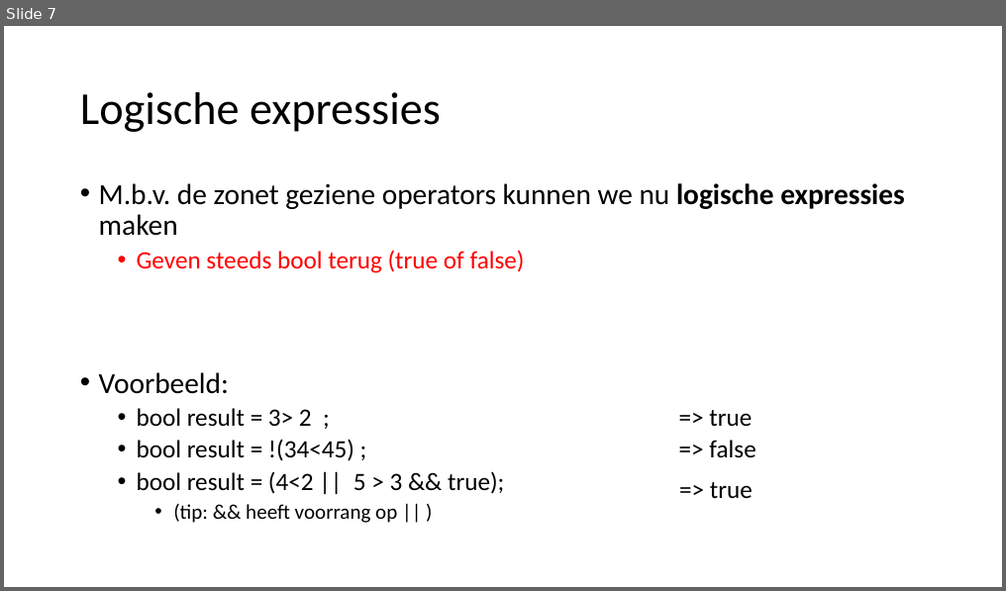
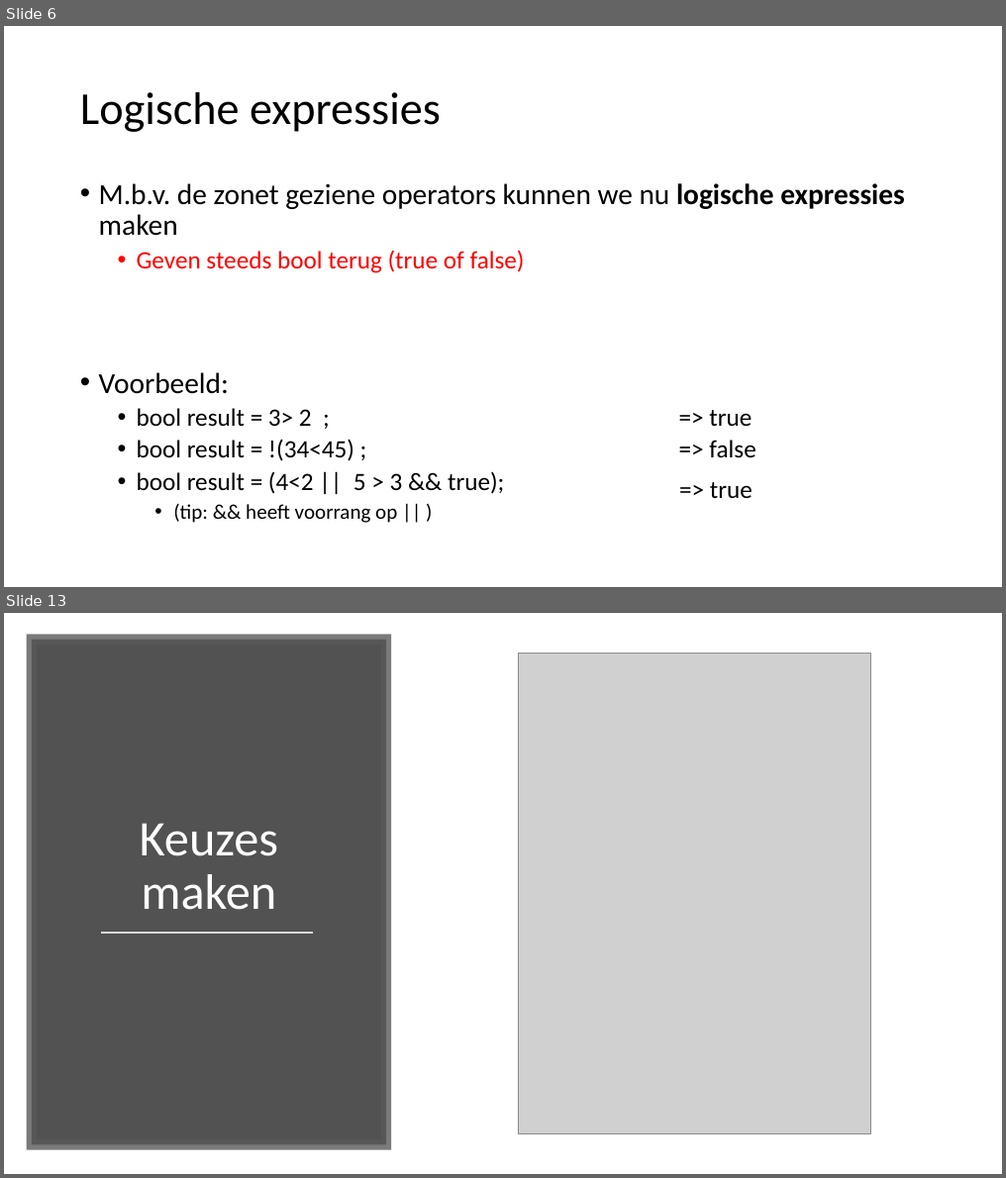
Before and after one commit to v-nys/cursusprogrammeren, a slide deck: _SLIDES/DEEL1/H4/31_Logische en relationele operators.pptx. Shown one above the other, each under a label of ours: slide 7 before the commit, slides 6 and 13 after it; the slides between them are not shown. The pictures are 1006x591 and 1006x1178 pixels, drawn with LibreOffice and Linux fonts; fonts in the diff are those of the drawing; grey boxes stand for pictures. Boxes give left, top, right and bottom in pixels: in the first picture for what was removed or moved away, otherwise in the second. Text is boxed around its words. In the diff, an @@ line names an element or a change of style, - is before the commit and + after.

```diff
--- a/_SLIDES/DEEL1/H4/31_Logische en relationele operators.pptx
+++ b/_SLIDES/DEEL1/H4/31_Logische en relationele operators.pptx
@@ slide 13 added at <box>4,613,1002,1174</box>, background #FFFFFF @@
@@ rectangle added at <box>32,639,386,1146</box>, fill #404040 at 90% opacity, outline #595959 10 pt @@
@@ picture added at <box>518,654,870,1135</box> @@
@@ title added at <box>140,823,278,910</box>, 48 pt, text #FFFFFF @@
+Keuzes maken
@@ line added from (101, 934) to (313, 934), #D9D9D9 1.75 pt @@
@@ what was slide 7 is now slide 6 @@
```
Also in this commit, not shown: 3 slides changed, 35 other slides added, 1 slide removed, 3 other files.
